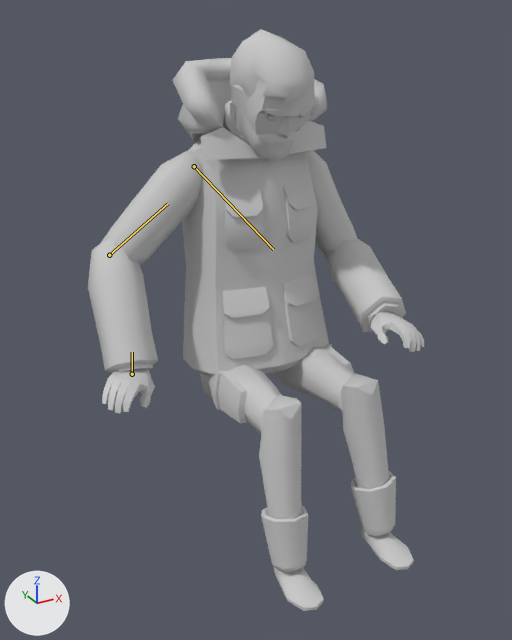
A saved change to the FBX model Project/Assets/Models/PlayerCharacter.FBX.
Both versions are drawn from a 50 mm camera at (-0.927, -1.657, 1.387) aimed at (-0.099, -0.153, 0.635). The lights are fixed; the arrows at lower left show +X, +Y and +Z. Both versions are drawn at frame 94 of the action 'Take 001'; the numbers are the values there. The bones that change are drawn over the model as lines.

Names of what the first picture shows: 'ArmLower_L', 'ArmLower_R', 'ArmUpper_L', 'ArmUpper_R', 'Hand_R', 'Head', 'Hood', 'LegLower_L', 'LegLower_R', 'LegUpper_L', 'LegUpper_R', 'Torso'.
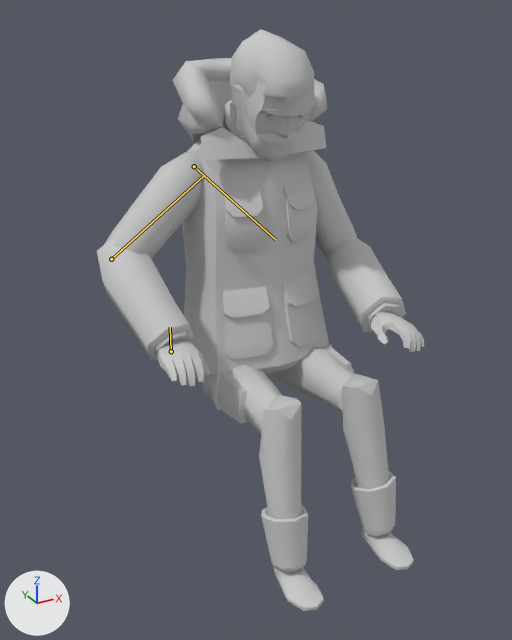
The change in detail:
Bone 'CATRigArmR1' (bone_catrigarmr1) turns from (-43, 44, -11) to (-34, 44, -5) degrees about its own x, y and z.
Bone 'CATRigArmR2' (bone_catrigarmr2) turns from (34, 3, 55) to (1, 0, 75) degrees about its own x, y and z.
Bone 'CATRigArmRPalm' (bone_catrigarmrpalm) turns from (-47, 30, 46) to (-43, 13, 29) degrees about its own x, y and z.

Location of each change, (x1, y1, x2, y2) in pixels of the pictures (512 x 640 px):
'ArmLower_R', posed (38% wider, 10% shorter)
    before: (88, 239, 158, 373)
    after: (97, 239, 194, 360)
'ArmUpper_R', posed (6% shorter)
    before: (100, 151, 203, 265)
    after: (105, 152, 204, 259)
'Hand_R', posed
    before: (102, 368, 155, 413)
    after: (157, 339, 210, 386)
bone 'CATRigArmR1', root to tip
    before: (194, 166) to (273, 249)
    after: (194, 166) to (275, 239)
bone 'CATRigArmR2', root to tip
    before: (109, 255) to (168, 203)
    after: (111, 259) to (203, 176)
bone 'CATRigArmRPalm', root to tip
    before: (132, 374) to (132, 352)
    after: (171, 351) to (170, 327)
